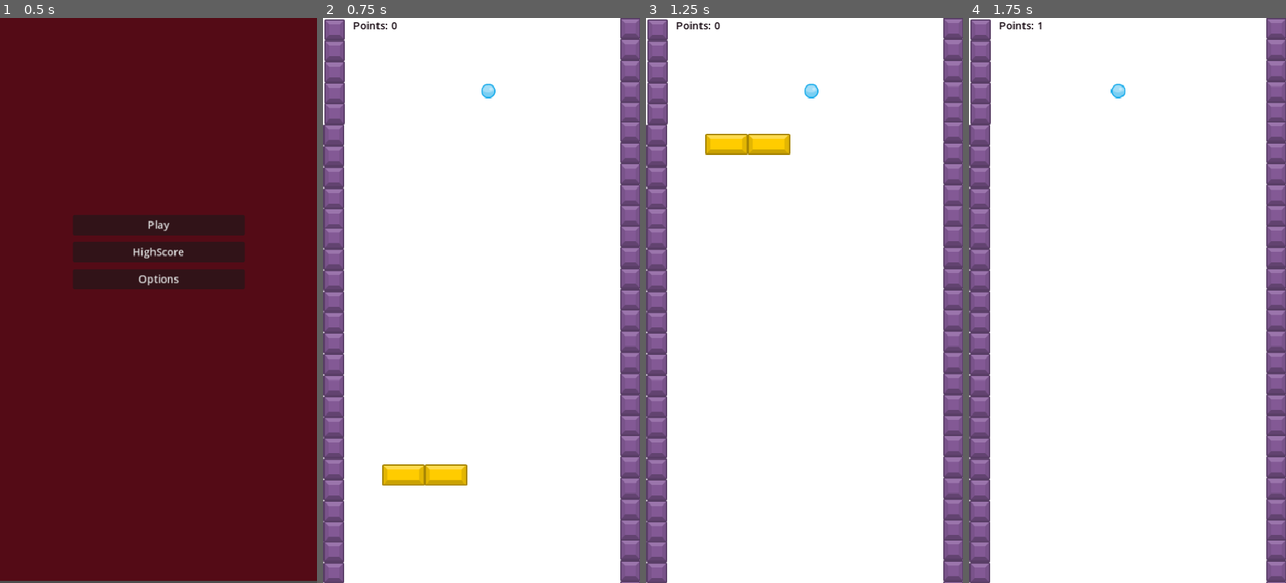
Above: before the commit, frames 1-4 (left to right).
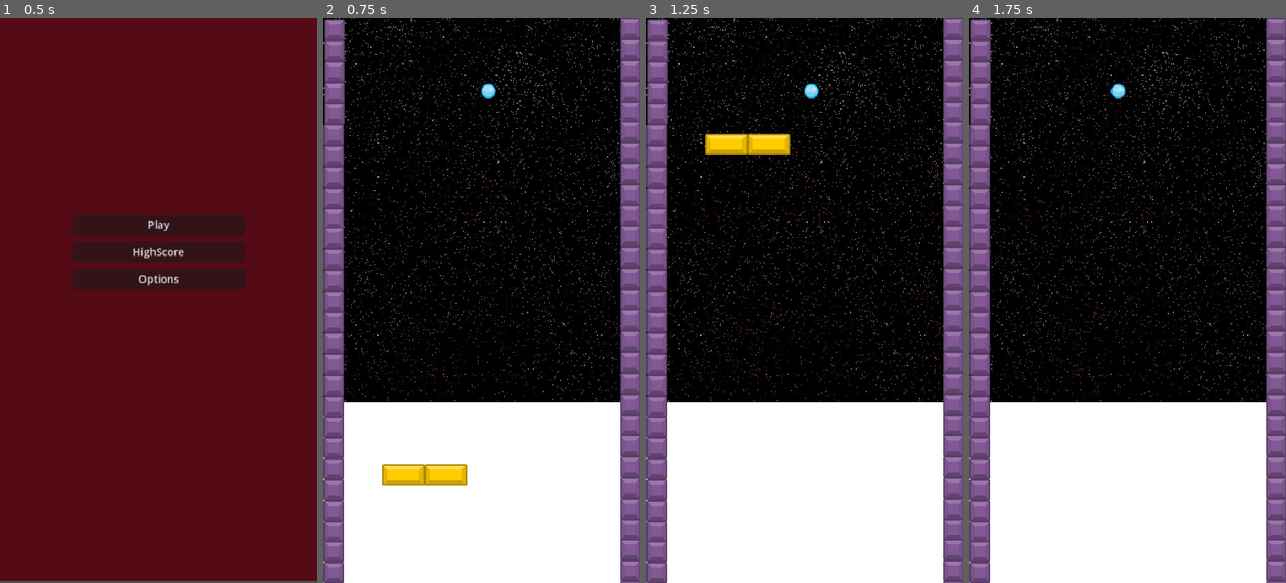
Above: after the commit, the same moments.

Repository: cauchomono/fallingball
Game: Godot game, scene res://main_menu.tscn
The game is run twice, just before and just after one commit, with the same random seed, the same clock (stepped at 60 frames per second) and the same inputs.
Inputs:
- Up to frame 1 (0.5 s): no input
- Up to frame 2 (0.75 s): click "Play" at 0.5 s
- Up to frame 3 (1.25 s): no input
- Up to frame 4 (1.75 s): tap Enter (ui_accept) at 1.25, 1.52 s

Frame 1 is identical in both runs. In frame 2, 59% of the frame differs, in the area x 0-100%, y 0-68%; in frame 3, 58%; in frame 4, 59%.

Commit message:
space background

Diff:
--- a/InfiniteGame.tscn
+++ b/InfiniteGame.tscn
@@ -1,9 +1,10 @@
-[gd_scene load_steps=9 format=3 uid="uid://g2yff0k0vr2i"]
+[gd_scene load_steps=10 format=3 uid="uid://g2yff0k0vr2i"]
 
 [ext_resource type="PackedScene" uid="uid://cl33bl2vm01f6" path="res://ball_player.tscn" id="1_ln74n"]
 [ext_resource type="Script" uid="uid://ccin7htq3rfuq" path="res://infinite_game.gd" id="1_rn5lo"]
 [ext_resource type="PackedScene" uid="uid://dsk3nul0lybmr" path="res://brick.tscn" id="2_qmnnm"]
 [ext_resource type="PackedScene" uid="uid://hkby25l8h2yw" path="res://spawner.tscn" id="3_7n23v"]
+[ext_resource type="Texture2D" uid="uid://dql8d5cae162t" path="res://images/space.jpg" id="3_kakf4"]
 [ext_resource type="PackedScene" uid="uid://bpqobu2eoi7eo" path="res://obstacle_1.tscn" id="4_njkes"]
 [ext_resource type="PackedScene" uid="uid://cv25kt31alm3k" path="res://obstacle_2.tscn" id="5_8v6ie"]
 [ext_resource type="PackedScene" uid="uid://dg8kc7d2j0xvf" path="res://points_zone.tscn" id="6_ifnan"]
@@ -31,6 +32,10 @@
 offset_right = 331.0
 offset_bottom = 23.0
 text = "Points: 0"
+
+[node name="Space" type="Sprite2D" parent="CanvasLayer"]
+position = Vector2(251, 253)
+texture = ExtResource("3_kakf4")
 
 [node name="Brick2" parent="." instance=ExtResource("2_qmnnm")]
 position = Vector2(465, 78)
--- /dev/null
+++ b/high_score.tscn
@@ -0,0 +1,14 @@
+[gd_scene format=3 uid="uid://djd7j4vp64kgb"]
+
+[node name="Control" type="Control"]
+layout_mode = 3
+anchors_preset = 15
+anchor_right = 1.0
+anchor_bottom = 1.0
+grow_horizontal = 2
+grow_vertical = 2
+
+[node name="ColorRect" type="ColorRect" parent="."]
+layout_mode = 0
+offset_right = 479.0
+offset_bottom = 851.0
Binary file added: images/space.jpg
Not shown, added: images/space.jpg.import
